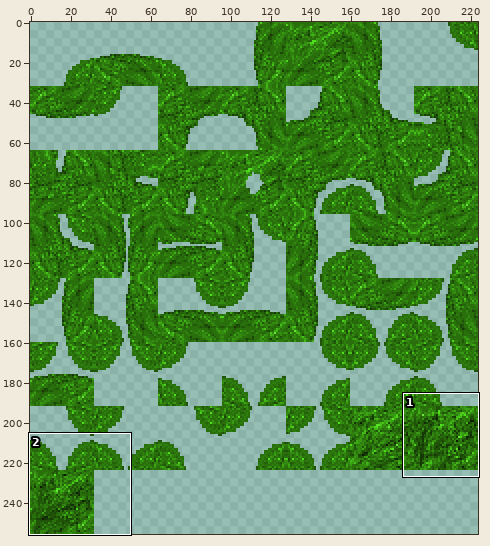
A sprite sheet gets an edit: src/assets/textures/tiles/grass-tile.png. The picture above shows the old version from afar; the outline marks the close-up.
Close-up. Old version:
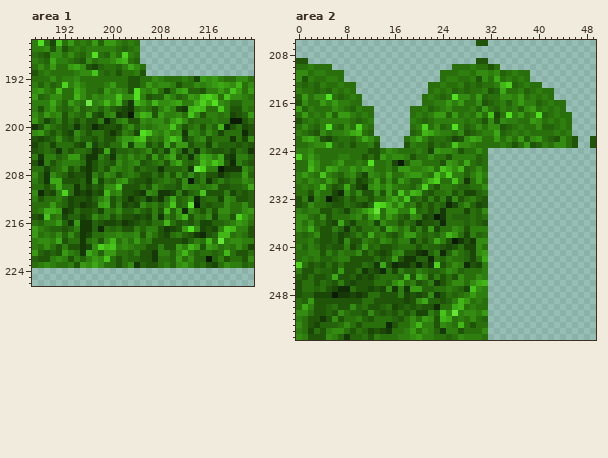
The file is 224x256 pixels. Colours within 5 levels of each other are drawn and written as one. Shown: area 1: x 187..223, y 186..226; area 2: x 0..49, y 206..255. The commit also changed other parts of the picture, which this record leaves out.
After the commit:
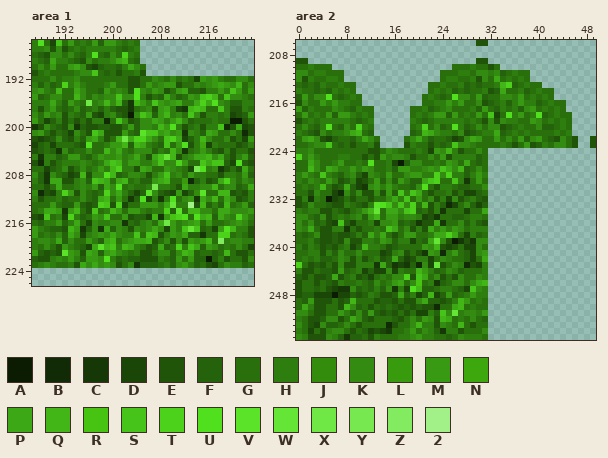
Palette (. is transparent): A #0b1c03  B #102b05  C #153806  D #1a4608  E #1f5409  F #24620b  G #29700d  H #2e7e0f  J #338c0b  K #338c11  L #389a0d  M #389a13  N #3da80e  P #3da815  Q #42b617  R #47c411  S #47c419  T #4cd21b  U #51e01d  V #5be329  W #65e536  X #6fe744  Y #78e850  Z #83eb60  2 #a2f088
From old to new:
Changed rows in their new state; - is an unchanged pixel.
Area 1:
first column x 192:
192 ------------------K-------------
193 -----------------MM-------------
194 ----------------KE--------------
195 ---------------G-P--------------
196 ---------------SM---------------
197 ----------E---K-MP--------------
198 ---------FE--S-F-Q--------------
199 -----H--GS--F-KPMH--------------
200 -K---EFF-E-M-KK-QMU------HS--P--
201 F----SP-E-M-FV-SMPKM----PMG-K---
202 ----MPH-GQXPTTPK-ST----QK--KE--M
203 --FEUGGHMMQFQPH-FSG-U-HN--GGG--H
204 KF--KGGQKPH-KK-FHGQK--HMHF-HE-GE
205 ---GFHMKJMH-P--PSWQ-HKP-QK-GE-M-
206 ---KHGHPSQHMMHHMSK-TMG-SP-SFDU--
207 ---KGHMHQTH--PMGGMKH-DYU-KCEGEP-
208 ---QEKKUQF-KKH-HMSH-GMH-GGEHHG--
209 --HKFSQPGPQGHFFMPQ-GLB--E-PTK---
210 --HKHMFP-UGHG-HYHHG-P--KKQGKK---
211 -MEKGFGTKPHF-FVKFE-M--JVGGQQE--H
212 -GGKG-PQGMG-FUDH-HUGKMCPKQGPK-FH
213 -FMFEFTS-T-GGMMMHPWHH2EQFH-Q-HM-
214 -MQG-SG-QMGMMHG-HT-VGQQKKGPPKK--
215 -THFGMKSG-M-FF-Q-MRTUGUPQFPKH---
216 -HPGDKHHKK-GFHK-PXMHKMPGMGGHK---
217 -QM-FKCP-KH-KHKPKDMHSWSFG-MU----
218 -PKDHKMKP---SGSQ-HMKPFFCGGTT----
219 FK-GM-FP---MPPQ-GK-KEMKM--Z-----
220 MHGF-PV---QPH--FPFGT-SPF--------
221 VMKE-M--PKHG---GKK---P----------
222 -M--M--UHF-----EH----M----------
223 ---P---MK-----FF----------------
Area 2:
first column x 4:
224 ---------------------Q------
225 --------------------M-------
226 -------------------HG-------
227 -------------------K--------
228 ------------------HT--------
229 -----------------PS---------
230 ----------------KU----------
231 ---------------S-G----------
232 ---------------GMGK---------
233 ----HGFEHVUSKSKTGQ-H-------F
234 ----E--------KST---H------GP
235 ---H--------MHK----CG---GHH-
236 ---S-------KMF-----PC--K-H--
237 ---H------GSP-----PHMHMKG---
238 ---E-----HPG-----GHPPTP-----
239 ---E----HGMK-----FPWK-------
240 ---G---QHHG-----GMKQ--------
241 ---K---G-G-----GECMK-HM-----
242 ---K--H-GH--PFDEHHD-K-------
243 ---K--HHH--FCD-F-KDW--------
244 ----FGHDF-DK--GGQMH---------
245 ----GHEF-GH-KKT-SPGK--------
246 ----GGHGFK-HM--KRG--F-------
247 ---CCKFGFHF---DUQ---H-------
248 ---DDFEFH---FPFH-FQDFM------
249 --G-FQG---FF-GE-------------
250 -G--Q----G--F---------------
251 -GGMH-KFM-------------------
252 FK---PK---------------------
253 K---------------------------
Boxes around the changes in both close-ups, in picture pixels (x1, y1, x2, y2):
changed: (62, 76, 254, 268)
changed: (320, 148, 488, 328)
